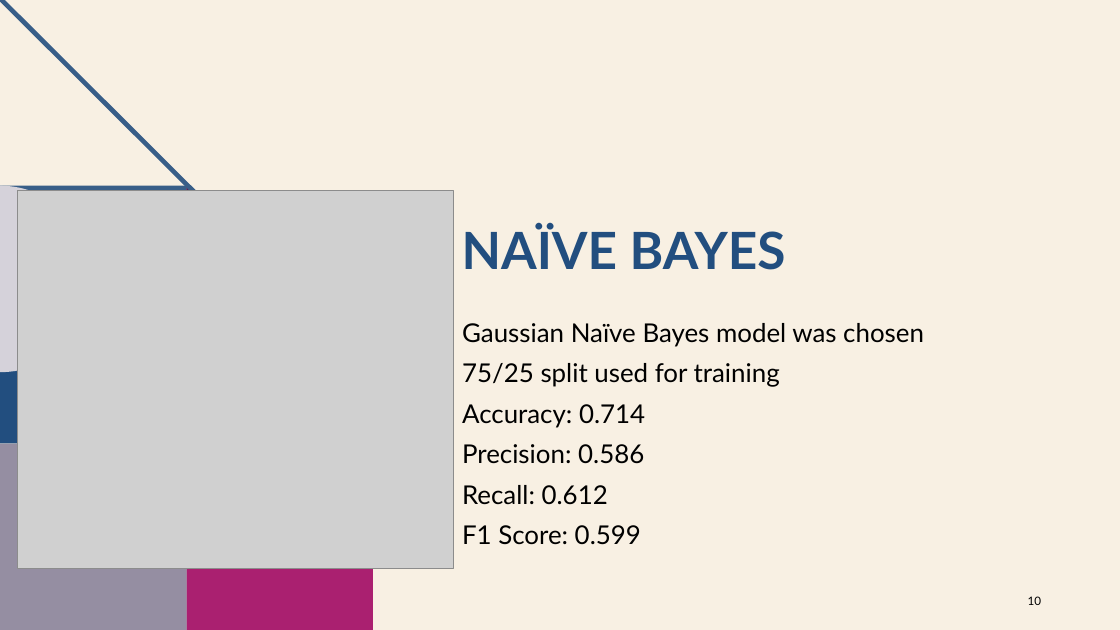
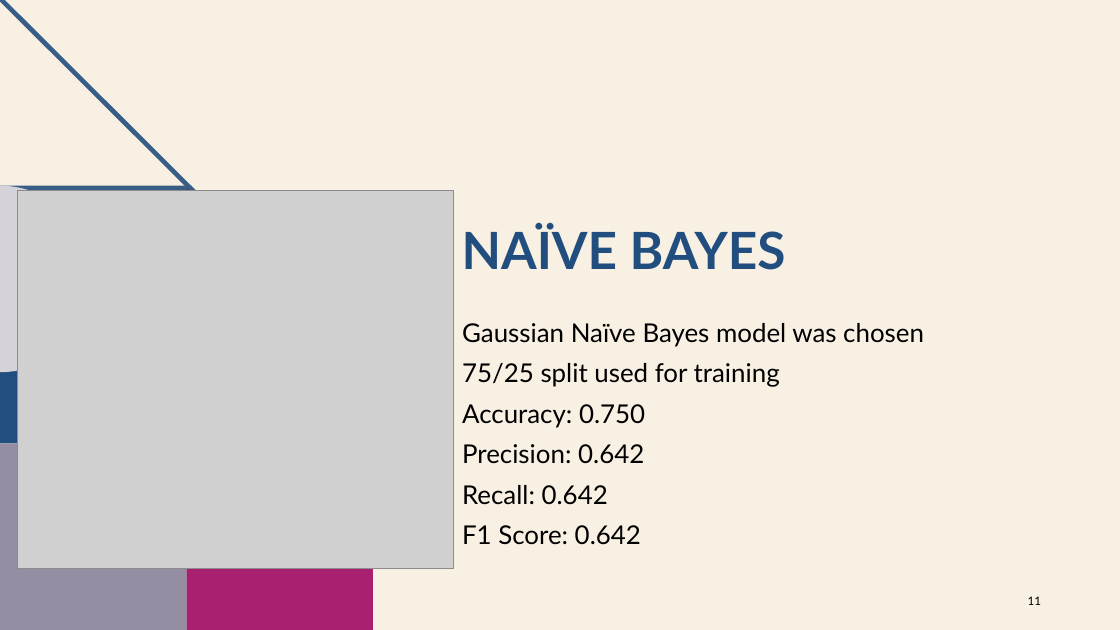
Before and after one commit to AbhiMayadam/HI-2022-Final-Project, a slide deck: slide 11 of Can you predict diabetes.pptx (slide 10 before the commit). Drawn at 1120x630 pixels with LibreOffice and Linux fonts; fonts in the diff are those of the drawing; grey boxes stand for pictures; background and template pictures are left out. Boxes give left, top, right and bottom in pixels: in the first picture for what was removed or moved away, otherwise in the second. Text is boxed around its words. In the diff, an @@ line names an element or a change of style, - is before the commit and + after.

```diff
--- a/Can you predict diabetes.pptx
+++ b/Can you predict diabetes.pptx
@@ text at [462, 404, 645, 545]: text changed @@
-Accuracy: 0.714
-Precision: 0.586
-Recall: 0.612
-F1 Score: 0.599
+Accuracy: 0.750
+Precision: 0.642
+Recall: 0.642
+F1 Score: 0.642
@@ page number at [1028, 596, 1041, 605]: text changed @@
-10
+11
```
Also in this commit, not shown: 1 other slide changed, 2 slides added, 1 slide removed, 1 other file.
